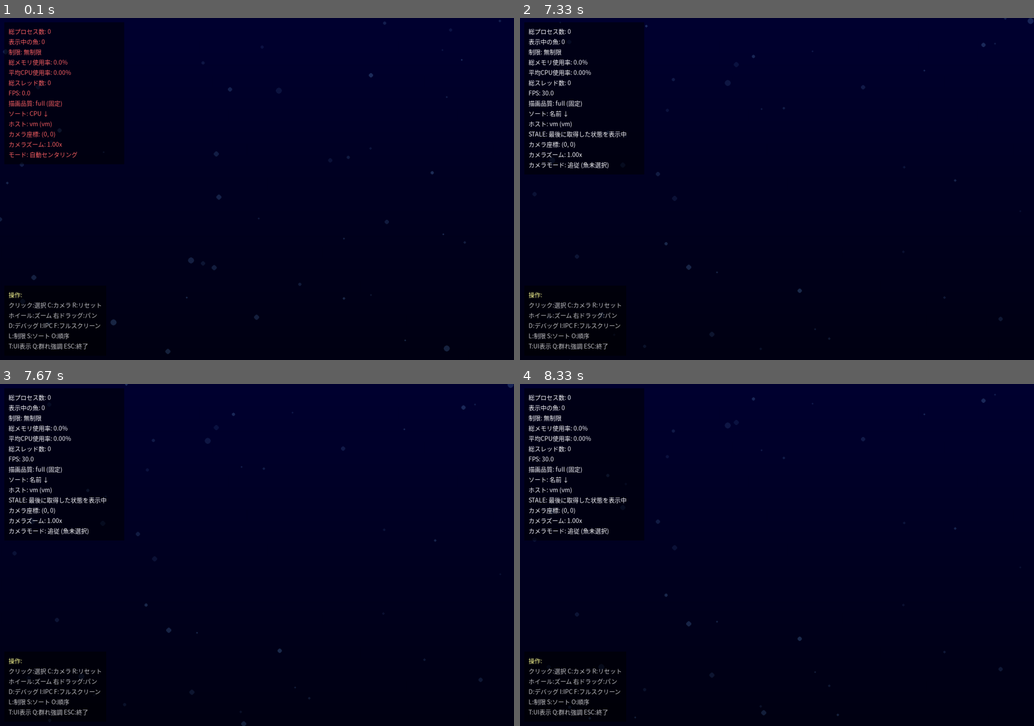
Above: before the commit, frames 1-4 (two rows, left to right).
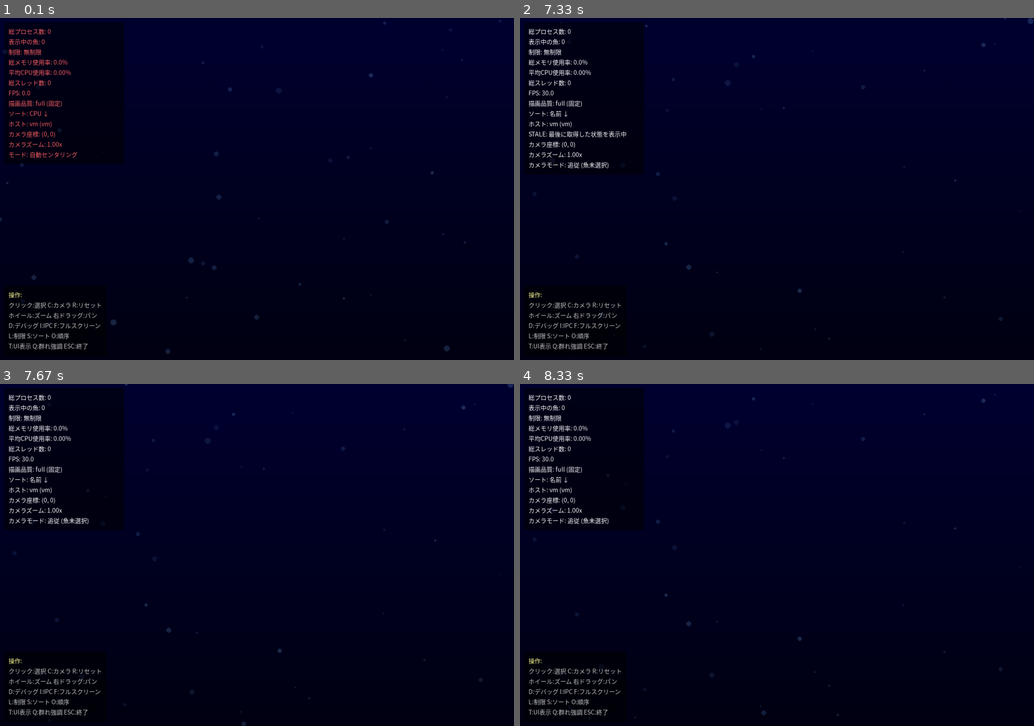
Above: after the commit, the same moments.

Repository: mouri-lab/process-aquarium
Game: pygame game, started from main.py
The game is run twice, just before and just after one commit, with the same random seed, the same clock (stepped at 60 frames per second) and the same inputs.
Inputs (mouse positions are in pixels of both pictures, inside the frame that each line leads up to):
- Up to frame 1 (0.1 s): no input
- Up to frame 2 (7.33 s): tap C at 0.33 s; tap F at 0.67 s; click (653, 192) at 1.05 s; tap T at 1.33, 3.15, 4.55 s; tap Space at 1.67, 2.07, 2.37, 3.07, 4.47, 4.77, 4.97, 5.27, 6.13, 6.47, 6.77 s; hold D 2-2.47 s; move the mouse to (967, 308) at 2.03 s; hold S 3-3.3 s; move the mouse to (787, 72) at 3.03 s; hold D 4.4-4.87 s; move the mouse to (761, 130) at 4.43 s; hold D 4.9-5.37 s; move the mouse to (910, 243) at 4.93 s; right-click (879, 161) at 5.45 s; click "カメラ座標: (0, 0)" at 5.78 s; hold S 6.07-6.37 s; move the mouse to (956, 277) at 6.1 s; hold D 6.4-7.03 s
- Up to frame 3 (7.67 s): hold D from 7.47 s (still down); tap Space at 7.53 s
- Up to frame 4 (8.33 s): tap Space at 7.83 s; release D at 7.93 s

Frames 1-2 are identical in both runs. In frame 3, 0.5% of the frame differs, in the area x 1-21%, y 33-44%; in frame 4, 0.6%, in the area x 1-21%, y 33-46%.

Commit message:
feat: correlate cross-host network streams in the aggregator

Diff:
--- a/src/server.py
+++ b/src/server.py
@@ -1,6 +1,7 @@
 """Headless aggregation server retaining bounded, complete per-host state."""
 
 from dataclasses import dataclass, field
+import hashlib
 import hmac
 from http.server import BaseHTTPRequestHandler, ThreadingHTTPServer
 import json
@@ -10,7 +11,7 @@
 import time
 from urllib.parse import parse_qs, urlsplit
 
-from .telemetry import MAX_BODY_BYTES, ProtocolError, Snapshot, snapshot_from_bytes
+from .telemetry import MAX_BODY_BYTES, NetworkFlow, ProtocolError, Snapshot, snapshot_from_bytes
 
 
 WEB_ROOT = Path(__file__).resolve().parents[1] / "web"
@@ -122,6 +123,137 @@
                 raise KeyError(host_id)
             return {**self._status(host, now), "snapshot": host.snapshot.to_dict()}
 
+    @staticmethod
+    def _endpoint(transport, address, port):
+        address = address.lower()
+        if address.startswith("::ffff:"):
+            address = address[7:]
+        return transport, address, port
+
+    def network_flows(self, limit=512) -> list[dict]:
+        """Correlate client/listener sockets observed on different hosts.
+
+        The returned links are exact addresses or wildcard listeners whose host
+        has exposed that local address elsewhere. Same-host connections remain
+        in each snapshot and are not emitted here.
+        """
+        with self._lock:
+            now = self._clock()
+            self._expire(now)
+            hosts = list(self._hosts.items())
+        local, addresses = [], {}
+        for host_id, host in hosts:
+            snapshot = host.snapshot
+            by_identity = {
+                (process.pid, process.create_time): process
+                for process in snapshot.processes
+            }
+            addresses[host_id] = {
+                self._endpoint(flow.transport, flow.local_address, flow.local_port)[1]
+                for flow in snapshot.network_flows
+                if flow.local_address not in ("0.0.0.0", "::")
+            }
+            for flow in snapshot.network_flows:
+                local.append((host_id, host, flow,
+                              by_identity.get((flow.pid, flow.create_time))))
+        exact = {}
+        wildcard = {}
+        for item in local:
+            _, _, flow, _ = item
+            key = self._endpoint(flow.transport, flow.local_address, flow.local_port)
+            if flow.local_address in ("0.0.0.0", "::"):
+                wildcard.setdefault((flow.transport, flow.local_port), []).append(item)
+            else:
+                exact.setdefault(key, []).append(item)
+        result = {}
+        for source_host, source_record, source, source_process in local:
+            if not source.remote_address:
+                continue
+            remote = self._endpoint(
+                source.transport, source.remote_address, source.remote_port
+            )
+            candidates = [item for item in exact.get(remote, ())
+                          if item[0] != source_host]
+            for item in wildcard.get((source.transport, source.remote_port), ()):
+                target_host = item[0]
+                if target_host == source_host:
+                    continue
+                # A wildcard listener gains an address only through another
+                # observed local socket. This avoids joining equal ports across
+                # unrelated machines just because a server bound 0.0.0.0.
+                if remote[1] in addresses.get(target_host, ()):
+                    candidates.append(item)
+            for target_host, target_record, target, target_process in candidates:
+                listener = target.state.upper() == "LISTEN"
+                reverse = bool(target.remote_address) and self._endpoint(
+                    target.transport, target.remote_address, target.remote_port
+                ) == self._endpoint(
+                    source.transport, source.local_address, source.local_port
+                )
+                if not listener and not reverse:
+                    continue
+                source_identity = (source_host, source_record.snapshot.boot_id,
+                                   source.pid, source.create_time)
+                target_identity = (target_host, target_record.snapshot.boot_id,
+                                   target.pid, target.create_time)
+                left, right = sorted((source_identity, target_identity), key=repr)
+                ports = {source_identity: source.local_port,
+                         target_identity: target.local_port}
+                key = (left, right, source.transport, ports[left], ports[right])
+                canonical = left == source_identity
+                source_first = listener or canonical
+                source_part = source if source_first else target
+                target_part = target if source_first else source
+                source_meta = source_process if source_first else target_process
+                target_meta = target_process if source_first else source_process
+                source_snapshot = source_record.snapshot if source_first else target_record.snapshot
+                target_snapshot = target_record.snapshot if source_first else source_record.snapshot
+                source_host_id = source_host if source_first else target_host
+                target_host_id = target_host if source_first else source_host
+                flow_id = hashlib.blake2s(
+                    repr((source_identity, target_identity, source.transport,
+                          source_part.local_port, target_part.local_port)).encode(),
+                    digest_size=12,
+                ).hexdigest()
+                stale = (
+                    bool(source_record.snapshot.error) or
+                    bool(target_record.snapshot.error) or
+                    now - source_record.received_monotonic > self.stale_after or
+                    now - target_record.received_monotonic > self.stale_after
+                )
+                record = {
+                    "id": flow_id,
+                    "transport": source.transport,
+                    "direction": "bidirectional" if reverse else "to-target",
+                    "source": {
+                        "host_id": source_host_id,
+                        "hostname": source_snapshot.hostname,
+                        "pid": source_part.pid,
+                        "create_time": source_part.create_time,
+                        "name": source_meta.name if source_meta else "unknown",
+                    },
+                    "target": {
+                        "host_id": target_host_id,
+                        "hostname": target_snapshot.hostname,
+                        "pid": target_part.pid,
+                        "create_time": target_part.create_time,
+                        "name": target_meta.name if target_meta else "unknown",
+                    },
+                    "source_port": source_part.local_port,
+                    "target_port": target_part.local_port,
+                    "stale": stale,
+                }
+                previous = result.get(key)
+                if previous and previous["direction"] == "bidirectional":
+                    continue
+                result[key] = record
+                if len(result) >= limit:
+                    break
+        records = list(result.values())
+        records.sort(key=lambda item: (item["stale"], item["source"]["hostname"],
+                                       item["target"]["hostname"], item["id"]))
+        return records[:limit]
+
 
 class TelemetryHTTPServer(ThreadingHTTPServer):
     daemon_threads = True
@@ -192,6 +324,8 @@
             return
         if path.path == "/api/v1/hosts":
             self._json(200, {"hosts": self.server.store.hosts()})
+        elif path.path == "/api/v1/flows":
+            self._json(200, {"flows": self.server.store.network_flows()})
         elif path.path == "/api/v1/snapshot":
             hosts = parse_qs(path.query).get("host", [])
             if len(hosts) != 1 or not hosts[0]:
--- a/tests/test_server.py
+++ b/tests/test_server.py
@@ -8,7 +8,7 @@
 
 from src.server import CapacityError, ConflictError, SnapshotStore, TelemetryHTTPServer
 from src.transport import APIClient, RemoteError
-from src.telemetry import MAX_BODY_BYTES
+from src.telemetry import MAX_BODY_BYTES, NetworkFlow
 from test_telemetry import process, sample
 
 
@@ -113,3 +113,46 @@
     assert client.request("POST", "/api/v1/snapshots", payload)["accepted"]
     result = client.request("GET", "/api/v1/snapshot?host=host-a")
     assert tuple(result["snapshot"]["processes"][0]["cmdline"]) == args
+
+
+def test_cross_host_flows_join_client_and_wildcard_listener_without_duplicates():
+    store = SnapshotStore()
+    client = sample(host_id="client", network_flows=(
+        NetworkFlow(42, 1.0, "tcp", "10.0.0.1", 41000, "10.0.0.2", 5432, "ESTABLISHED"),
+    ))
+    server = sample(host_id="server", network_flows=(
+        NetworkFlow(42, 1.0, "tcp", "0.0.0.0", 5432, "", 0, "LISTEN"),
+        NetworkFlow(42, 1.0, "tcp", "10.0.0.2", 41001, "10.0.0.9", 443, "ESTABLISHED"),
+    ))
+    store.publish(client)
+    assert store.network_flows() == []  # A port alone cannot identify a host.
+    store.publish(server)
+    flows = store.network_flows()
+    assert len(flows) == 1
+    assert flows[0]["source"]["host_id"] == "client"
+    assert flows[0]["target"]["host_id"] == "server"
+    assert flows[0]["target_port"] == 5432
+
+
+def test_bidirectional_observations_collapse_into_one_flow_and_skip_same_host():
+    store = SnapshotStore()
+    a = NetworkFlow(42, 1.0, "tcp", "10.0.0.1", 41000, "10.0.0.2", 5432, "ESTABLISHED")
+    b = NetworkFlow(42, 1.0, "tcp", "10.0.0.2", 5432, "10.0.0.1", 41000, "ESTABLISHED")
+    store.publish(sample(host_id="a", network_flows=(a,)))
+    store.publish(sample(host_id="b", network_flows=(b,)))
+    flows = store.network_flows()
+    assert len(flows) == 1 and flows[0]["direction"] == "bidirectional"
+    local = NetworkFlow(43, 1.0, "tcp", "10.9.9.9", 50000, "10.9.9.9", 60000, "ESTABLISHED")
+    other = replace(local, pid=44)
+    store.publish(sample(host_id="a", sequence=2, processes=[process(42), process(43), process(44)],
+                         network_flows=(a, local, other)))
+    assert all(flow["source"]["host_id"] != flow["target"]["host_id"]
+               for flow in store.network_flows())
+
+
+def test_network_flows_require_authentication(service):
+    _, client = service
+    assert client.request("GET", "/api/v1/flows") == {"flows": []}
+    with pytest.raises(RemoteError) as exc:
+        APIClient(client.server).request("GET", "/api/v1/flows")
+    assert exc.value.status == 401
